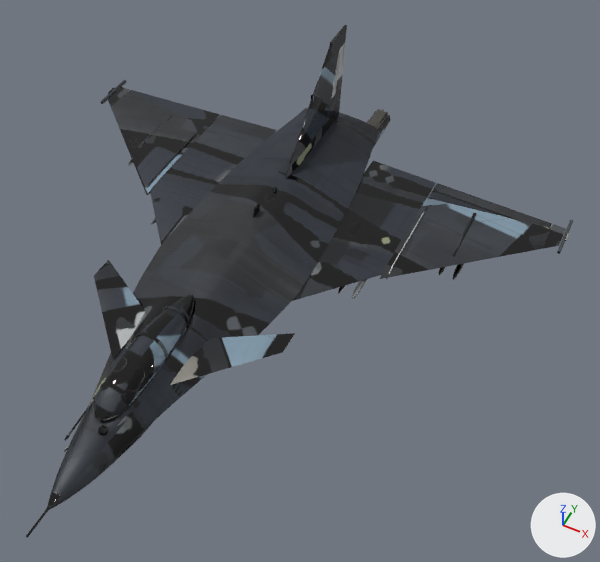
Renders of the FBX model assets/roblox-upload/vanta-v2-elite/vanta-v2-elite.fbx from each side of a commit.
Rendered twice from a 50 mm camera at (0.133, -0.199, 0.242) aimed at (0.033, 0.003, -0.01). Every picture has the same lights, and +X, +Y and +Z are marked at lower right. The first picture is the older version. Where no turn or scale is listed for an object, it has been applied to the vertices. Vertices at exactly the same position are counted once.

Names of what the first picture shows: 'Aileron_L', 'Aileron_R', 'Body', 'Canopy', 'Elevator_L', 'Elevator_R' and 1 more.
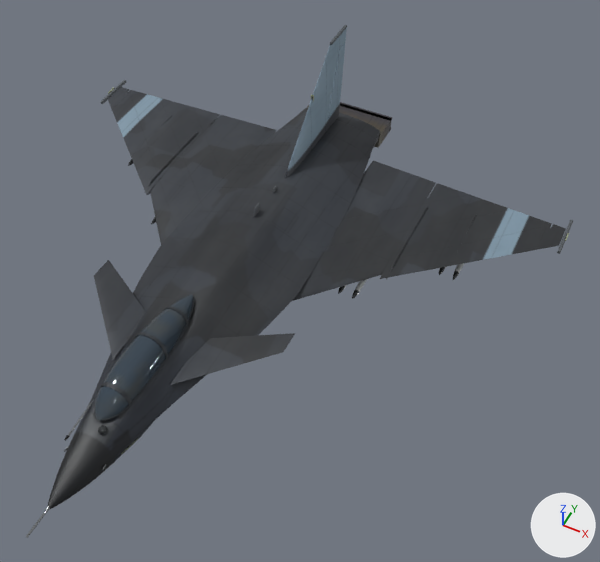
The newer file is also rescaled (x1.005), turned or shifted as a whole; pictures and numbers use the older file's frame.

Boxes [x1, y1, x2, y2] around the edits, measured in the pictures (600 x 562 px):
part 1 of me_elevator_r_mesh, surface changed
    both: [170, 333, 295, 385]
part 2 of me_body_mesh, added
    after: [340, 102, 392, 122]
part 3 of me_body_mesh, reshaped
    before: [366, 109, 391, 145]
    after: [307, 103, 392, 148]
part 4 of me_body_mesh, surface changed
    both: [26, 25, 573, 538]
part 5 of me_elevator_l_mesh, surface changed
    both: [94, 261, 145, 360]
part 6 of me_canopy_mesh, surface changed
    both: [95, 294, 194, 421]

The change in detail:
me_elevator_r_mesh has 82 vertices, 160 faces and spans x -0.0005..0.0302, y -0.0096..0.0315, z -0.0006..0.0018.
me_elevator_r_mesh is used by ob_elevator_r; location (0.0131, -0.054, -0.0111).
me_elevator_r_mesh part 1: texture (UV) coordinates of 160 of 160 faces, centred in x -0.0005..0.0302, y -0.0055..0.0297, z -0.0004..0.0018, changed; they spanned u 0.29..0.74, v 0.22..0.81 and now span u 0.4..0.69, v 0.55..0.87.
me_body_mesh is used by ob_body; location (0.0, 0.0, 0.0).
me_body_mesh had 6297 vertices, 11780 faces and spanned x -0.123..0.123, y -0.132..0.132, z -0.036..0.036.
me_body_mesh now has 5875 vertices, 11060 faces and spans x -0.123..0.123, y -0.132..0.131, z -0.033..0.036.
me_body_mesh part 2: a new loose piece, a box spanning x -0.0213..0.0213, y 0.1278..0.1308, z -0.0198..-0.0188, in mat_skybreak_vanta_v2_elite.
me_body_mesh part 3: 106 vertices moved within x -0.021..0.021, y 0.028..0.13, z -0.032..-0.019; 257 vertices removed from x -0.021..0.021, y 0.034..0.132, z -0.032..-0.015; 31 vertices added at x -0.021..0.021, y 0.034..0.13, z -0.033..-0.019.
me_body_mesh part 4: 10873 kept faces spanning x -0.123..0.123, y -0.132..0.116, z -0.033..0.036 get new texture (UV) coordinates.
Other edits to the shape of me_body_mesh do not show in these pictures.
me_canopy_mesh has 374 vertices, 672 faces and spans x -0.0068..0.0068, y -0.0892..-0.0268, z -0.0073..0.0021.
me_canopy_mesh is used by ob_canopy; location (0.0, 0.0, 0.0).
me_canopy_mesh part 6: texture (UV) coordinates of 672 of 672 faces, centred in x -0.0068..0.0068, y -0.089..-0.027, z -0.0073..0.0021, changed; they spanned u 0.15..0.5, v 0.49..0.69 and now span u 0.01..0.66, v 0.35..0.57.
me_elevator_l_mesh has 82 vertices, 160 faces and spans x -0.0302..0.0005, y -0.0096..0.0315, z -0.0006..0.0018.
me_elevator_l_mesh is used by ob_elevator_l; location (-0.0131, -0.054, -0.0111).
me_elevator_l_mesh part 5: texture (UV) coordinates of 160 of 160 faces, centred in x -0.0302..0.0005, y -0.0055..0.0297, z -0.0004..0.0018, changed; they spanned u 0.07..0.81, v 0.41..0.71 and now span u 0.44..0.87, v 0.16..0.83.
